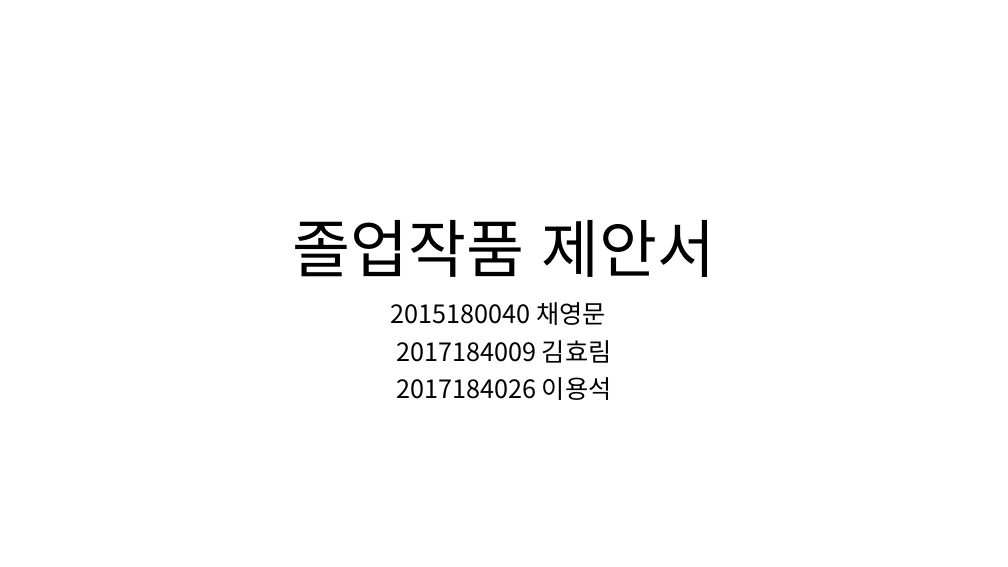
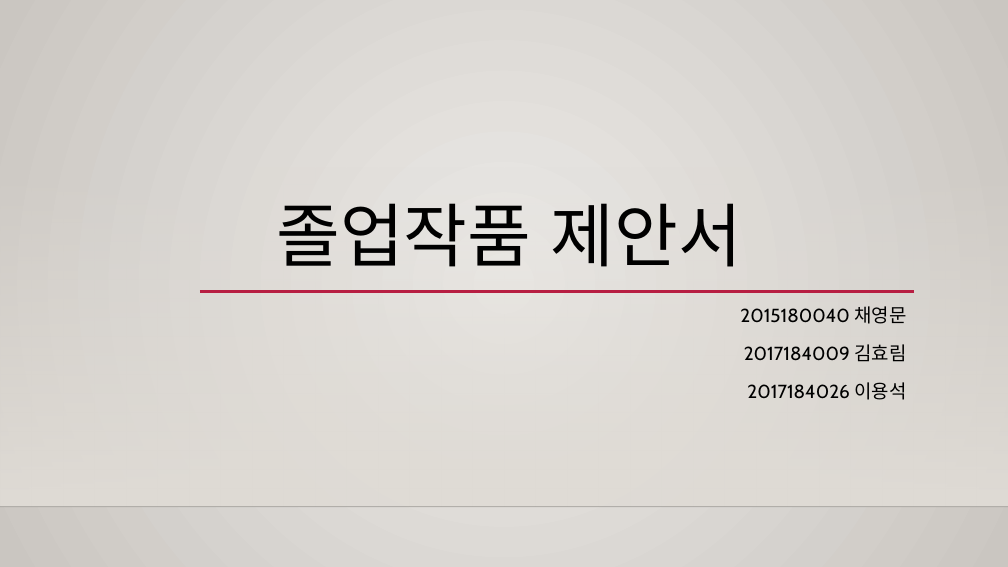
Before and after one commit to dydtjr0316/HellGate, a slide deck: slide 1 of output/10weeks/졸업작품 제안서.pptx. Drawn at 1008x567 pixels with LibreOffice and Linux fonts; fonts in the diff are those of the drawing; background and template pictures are left out. Boxes give left, top, right and bottom in pixels: in the first picture for what was removed or moved away, otherwise in the second. Text is boxed around its words. In the diff, an @@ line names an element or a change of style, - is before the commit and + after.

Commit message:
Update 졸업작품 제안서.pptx
초안

```diff
--- a/output/10weeks/졸업작품 제안서.pptx
+++ b/output/10weeks/졸업작품 제안서.pptx
@@ background #FFFFFF to gradient #ECEAE7 to #CAC7C1 @@
@@ title "졸업작품 제안서" moved from (x1=292, y1=220, x2=716, y2=277) to (x1=276, y1=203, x2=742, y2=267) @@
@@ title "졸업작품 제안서" at (x1=276, y1=203, x2=742, y2=267): size 60 to 66 pt, font Noto Sans CJK KR to Cabin @@
@@ rectangle added at (x1=0, y1=167, x2=1008, y2=507), fill gradient #DFDBD5 @@
@@ subtitle "2015180040 채영문" moved from (x1=391, y1=302, x2=612, y2=400) to (x1=740, y1=306, x2=906, y2=400) @@
@@ subtitle "2015180040 채영문" at (x1=740, y1=306, x2=906, y2=400): size 24 to 18 pt, font Noto Sans CJK KR to Cabin; alignment centre to right; line spacing 0.9 to 1.2 @@
@@ line added from (200, 292) to (914, 292), #B71E42 2.5 pt @@
@@ line added from (0, 507) to (1008, 507), #000001 1 pt @@
```
Also in this commit, not shown: 8 other slides changed, 5 slides added.
